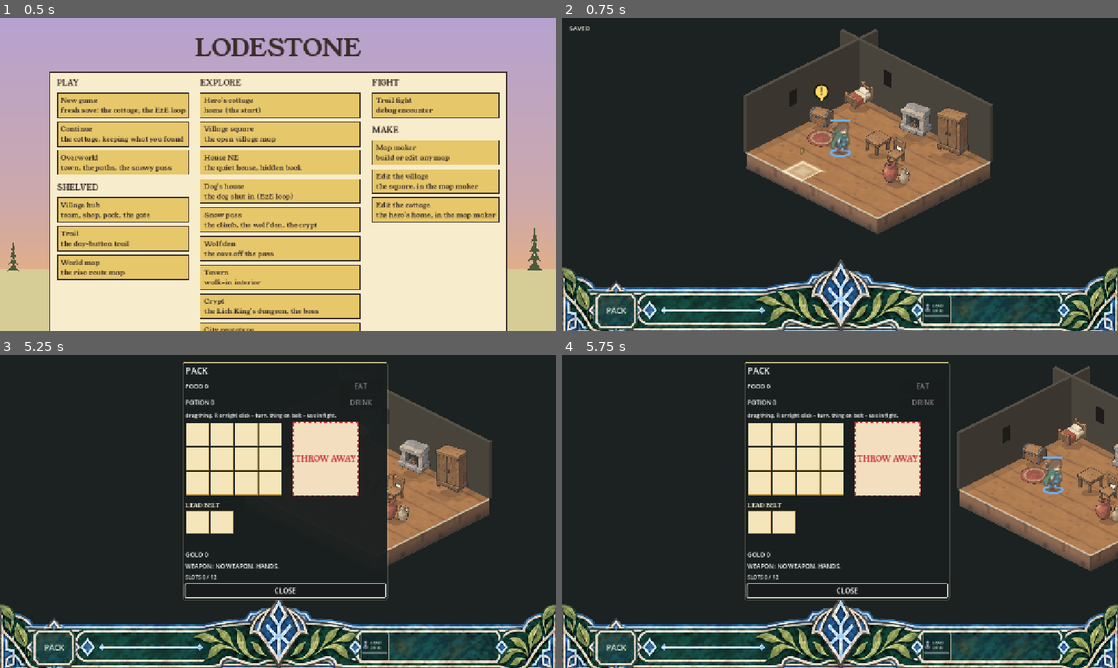
Above: before the commit, frames 1-4 (two rows, left to right).
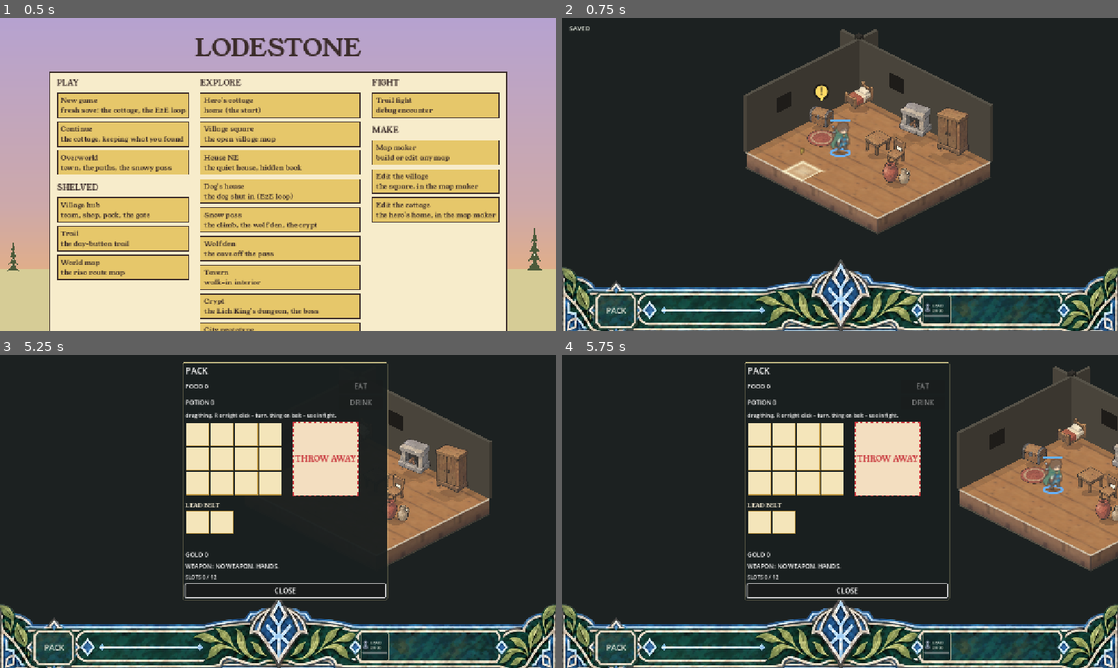
Above: after the commit, the same moments.

Repository: BrandonSigil/lodestone
Game: Godot game, scene res://scenes/launch.tscn
Two runs of this game, one before a commit and one after it. Both use one fixed random seed, a clock stepped at 60 frames per second and the inputs below.
Inputs (mouse positions are in pixels of both pictures, inside the frame that each line leads up to):
- Up to frame 1 (0.5 s): no input
- Up to frame 2 (0.75 s): click "Hero's cottage home (the star…" at 0.5 s
- Up to frame 3 (5.25 s): click "PACK" at 1.25 s; tap Enter at 2, 3.5 s; drag from (283, 483) to (333, 442) at 2.02 s; tap Space at 2.75 s; drag from (283, 483) to (250, 574) at 2.77 s; move the mouse to (333, 442) at 3.52 s; hold D 3.53-4.25 s; tap Tab at 3.6 s; drag from (250, 574) to (111, 464) at 4.27 s; move the mouse to (444, 558) at 5.02 s; hold Left from 5.03 s (still down); tap P at 5.1 s
- Up to frame 4 (5.75 s): keep holding Left

Frame 1 is identical in both runs. In frame 2, 0.3% of the frame differs, in the area x 38-62%, y 4-31%; in frame 3, 0.1%; in frame 4, 0.3%, in the area x 76-100%, y 4-31%.

Commit message:
Wall kits wrap the art runner's flat textures onto the thin back walls
The art runner's kit format is flat squares (2 cells by 4 levels, like the side tiles)
rather than one sprite per cell. The board now wraps them: wall_plain (worn or cracked
now and then) in the bottom square, a placed window or doorway spanning its cell and
the next, plain above, a top strip, a foot strip, and a timber or stone post at the
corner. Graybox until the art lands; tested with stand-in textures in a scratch tree.

Co-Authored-By: Claude Opus 5.5 <noreply@anthropic.com>

Diff:
--- a/game/scripts/combat/combat_board.gd
+++ b/game/scripts/combat/combat_board.gd
@@ -1152,24 +1152,16 @@
 
 
 ## A back wall from the map's wall kit ([USER] 2026-10-30, docs/art/references/interior-walls-target.webp): a
-## thin wall on the cell's edge toward the room, not a block. The piece is a placed prop's sprite (wall_window,
-## wall_door...) or else wall_plain, wall_corner where two walls meet; the art is drawn for a wall facing the lit
-## side and mirrored for the shade side. Until the kit's art lands, a graybox plane PIECE_HIGH tall.
-func _wall_piece(c: Vector2i, sprite: String) -> void:
+## thin wall on the cell's edge toward the room, PIECE_HIGH tall, not a block. The kit's flat textures wrap onto
+## it like a cliff's side (one square = BattleArt.SIDE_TILES cells by SIDE_LEVELS levels): the bottom square is
+## the cell's piece (plain; a window or doorway placed as a prop spans its cell and the next along the wall), plain
+## above it, the kit's top along the top edge, a foot strip if the kit has one, and a corner post where two walls
+## meet. Until the kit's art lands, a graybox plane with a dark window or doorway.
+func _wall_piece(c: Vector2i) -> void:
 	var faces: Array = backs.get(c, [])
-	var kind := sprite.substr(sprite.rfind("/") + 1) if sprite != "" else ("wall_corner" if faces.size() > 1 else "wall_plain")
 	var col := Color(0.45, 0.46, 0.52) if fog_on and fog.get(c, 2) == 1 else Color.WHITE
 	var h := _surf(c)
-	var tex := BattleArt.texture(kind, false, wall_kit)
-	if tex != null:
-		var r := _prop_rect(c, {"foot": Vector2i.ONE, "tall": 0.0}, tex)
-		if faces.size() == 1 and faces[0] == front_dir(true):
-			_ci.draw_set_transform(Vector2(r.get_center().x * 2.0, 0.0), 0.0, Vector2(-1, 1))
-			_ci.draw_texture_rect(tex, r, false, col)
-			_ci.draw_set_transform(Vector2.ZERO, 0.0, Vector2.ONE)
-		else:
-			_ci.draw_texture_rect(tex, r, false, col)
-		return
+	var plain := BattleArt.texture("wall_plain", true, wall_kit)
 	for d: Vector2i in faces:
 		var lo := Vector2(c)
 		var hi := lo + Vector2.ONE
@@ -1181,19 +1173,70 @@
 			lo.y = hi.y - PIECE_THIN
 		elif d.y < 0:
 			hi.y = lo.y + PIECE_THIN
+		var mod := Color(_face_light(Vector2(d)) * col.r, _face_light(Vector2(d)) * col.g, _face_light(Vector2(d)) * col.b, 1.0)
 		_box(lo, hi, h, h + PIECE_HIGH, Color(WALL_SIDE.lightened(0.25), 1.0) * col)
 		var e: Array = _side(lo, hi, d)
-		var hole := Rect2()  # (along the face 0..1, up from the floor in levels)
-		if kind == "wall_window":
-			hole = Rect2(0.3, 2.6, 0.4, 1.6)
-		elif kind == "wall_door":
-			hole = Rect2(0.25, 0.0, 0.5, 4.0)
-		if hole.size != Vector2.ZERO:
-			var a: Vector2 = e[0].lerp(e[1], hole.position.x)
-			var b: Vector2 = e[0].lerp(e[1], hole.end.x)
-			_ci.draw_colored_polygon(PackedVector2Array([iso(a.x, a.y, h + hole.end.y), iso(b.x, b.y, h + hole.end.y),
-				iso(b.x, b.y, h + hole.position.y), iso(a.x, a.y, h + hole.position.y)]), Color(0.12, 0.11, 0.1) * col)
-
+		var along := Vector2i(1, 0) if is_equal_approx(e[0].y, e[1].y) else Vector2i(0, 1)
+		var piece := _piece_at(c, along)
+		if plain == null:
+			if piece.kind != "":
+				var hole: Rect2 = Rect2(0.3, 2.6, 0.4, 1.6) if piece.kind == "wall_window" else Rect2(0.25, 0.0, 0.5, 4.0)
+				var u0: float = hole.position.x * 2.0 - float(piece.half)
+				var u1: float = hole.end.x * 2.0 - float(piece.half)
+				if u1 > 0.0 and u0 < 1.0:
+					var pa: Vector2 = e[0].lerp(e[1], clampf(u0, 0.0, 1.0))
+					var pb: Vector2 = e[0].lerp(e[1], clampf(u1, 0.0, 1.0))
+					_ci.draw_colored_polygon(PackedVector2Array([iso(pa.x, pa.y, h + hole.end.y), iso(pb.x, pb.y, h + hole.end.y),
+						iso(pb.x, pb.y, h + hole.position.y), iso(pa.x, pa.y, h + hole.position.y)]), Color(0.12, 0.11, 0.1) * col)
+			continue
+		var top := h + BattleArt.SIDE_LEVELS
+		var tex: Texture2D = BattleArt.texture(String(piece.kind), true, wall_kit) if piece.kind != "" else null
+		if tex != null:
+			# a window or doorway: its own square, anchored on the cell it's placed on
+			var ua: float = 0.5 * float(piece.half)
+			var pts := PackedVector2Array([iso(e[0].x, e[0].y, top), iso(e[1].x, e[1].y, top), iso(e[1].x, e[1].y, h), iso(e[0].x, e[0].y, h)])
+			var uvs := PackedVector2Array([Vector2(ua, 0.0), Vector2(ua + 0.5, 0.0), Vector2(ua + 0.5, 1.0), Vector2(ua, 1.0)])
+			_ci.draw_polygon(pts, PackedColorArray([mod, mod, mod, mod]), uvs, tex)
+		else:
+			var worn := BattleArt.texture("wall_worn" if wall_kit == "village_in" else "wall_cracked", true, wall_kit)
+			_face(e[0], e[1], top, h, Color.WHITE, 0, false, false, worn if worn != null and _hash(c) % 5 == 0 else plain, mod)
+		_face(e[0], e[1], h + PIECE_HIGH, top, Color.WHITE, 0, false, false, plain, mod)
+		var foot := BattleArt.texture("wall_foot", true, wall_kit)
+		if foot != null:
+			_face(e[0], e[1], h + 0.6, h, Color.WHITE, 0, false, false, foot, mod)
+		var cap := BattleArt.texture("wall_top" if wall_kit == "village_in" else "wall_cap", true, wall_kit)
+		if cap != null:
+			var z := h + PIECE_HIGH
+			var q := PackedVector2Array([iso(lo.x, lo.y, z), iso(hi.x, lo.y, z), iso(hi.x, hi.y, z), iso(lo.x, hi.y, z)])
+			var k := Vector2(lo) / BattleArt.SIDE_TILES
+			var w := (Vector2(hi) - Vector2(lo)) / BattleArt.SIDE_TILES
+			_ci.draw_polygon(q, PackedColorArray([col, col, col, col]), PackedVector2Array([k, k + Vector2(w.x, 0), k + w, k + Vector2(0, w.y)]), cap)
+	if faces.size() > 1:
+		# the post where the two back walls meet
+		var post := BattleArt.texture("wall_timber" if wall_kit == "village_in" else "wall_corner", true, wall_kit)
+		var at := Vector2(c) + Vector2.ONE - Vector2(PIECE_THIN, PIECE_THIN) * 1.6
+		var plo := at
+		var phi := Vector2(c) + Vector2.ONE
+		if post == null:
+			_box(plo, phi, h, h + PIECE_HIGH + 0.3, Color(WALL_SIDE, 1.0) * col)
+		else:
+			for d2: Vector2i in [front_dir(false), front_dir(true)]:
+				var e2: Array = _side(plo, phi, d2)
+				_face(e2[0], e2[1], h + PIECE_HIGH + 0.3, h, Color.WHITE, 0, false, false, post, Color(_face_light(Vector2(d2)) * col.r, _face_light(Vector2(d2)) * col.g, _face_light(Vector2(d2)) * col.b, 1.0))
+
+
+## The kit piece a back-wall cell shows: a window or doorway prop on it ("half" 0), or on the cell before it along
+## the wall, whose two-cell piece runs on to it ("half" 1); else plain ("kind" "").
+func _piece_at(c: Vector2i, along: Vector2i) -> Dictionary:
+	for k in 2:
+		var cell := c - along * k
+		var a := grid.prop_anchor(cell)
+		if a == cell:
+			var stem := String(grid.props[a].sprite)
+			stem = stem.substr(stem.rfind("/") + 1)
+			if stem == "wall_window" or stem == "wall_door":
+				return {"kind": stem, "half": k}
+	return {"kind": "", "half": 0}
 
 func _walkable(c: Vector2i) -> bool:
 	return grid.in_bounds(c) and grid.step_cost(c) < CombatGrid.BLOCKED
@@ -2063,8 +2106,7 @@
 	var top_tex := BattleArt.top(t, zone)
 	var mid := cell_top(c)
 	if _kit_wall(c):
-		var a := grid.prop_anchor(c)
-		_wall_piece(c, String(grid.props[a].sprite) if a == c else "")
+		_wall_piece(c)
 		return
 	if grid.prop_anchor(c) != CombatGrid.NONE_CELL:
 		_placed(c)
Not shown, changed: docs/systems/explore.md
